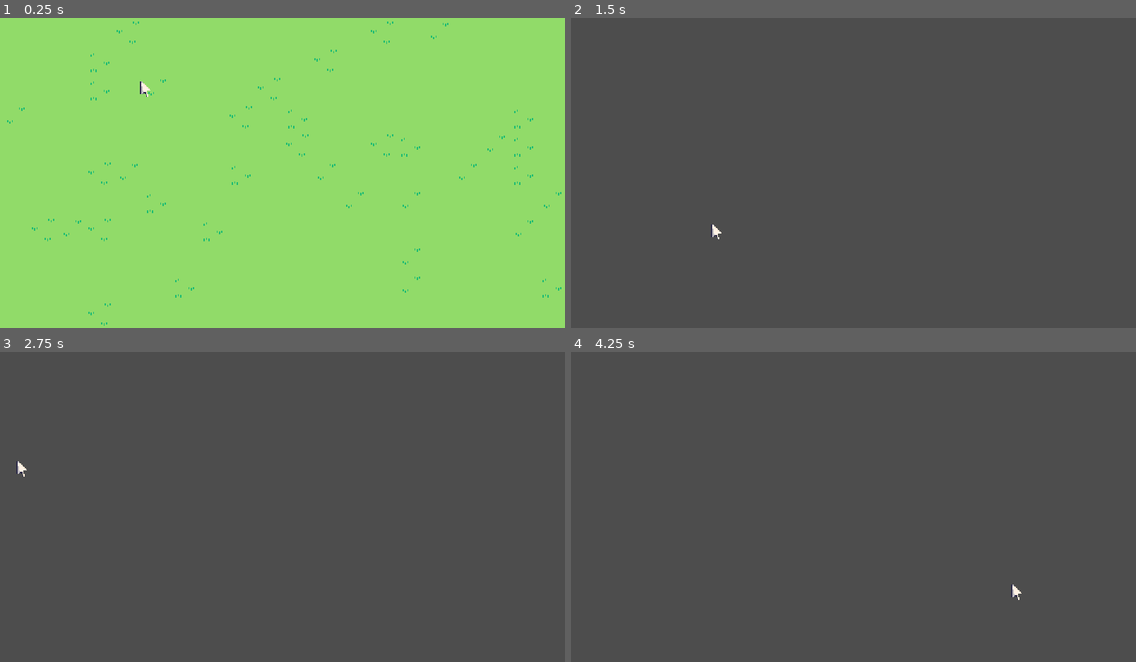
Above: before the commit, frames 1-4 (two rows, left to right).
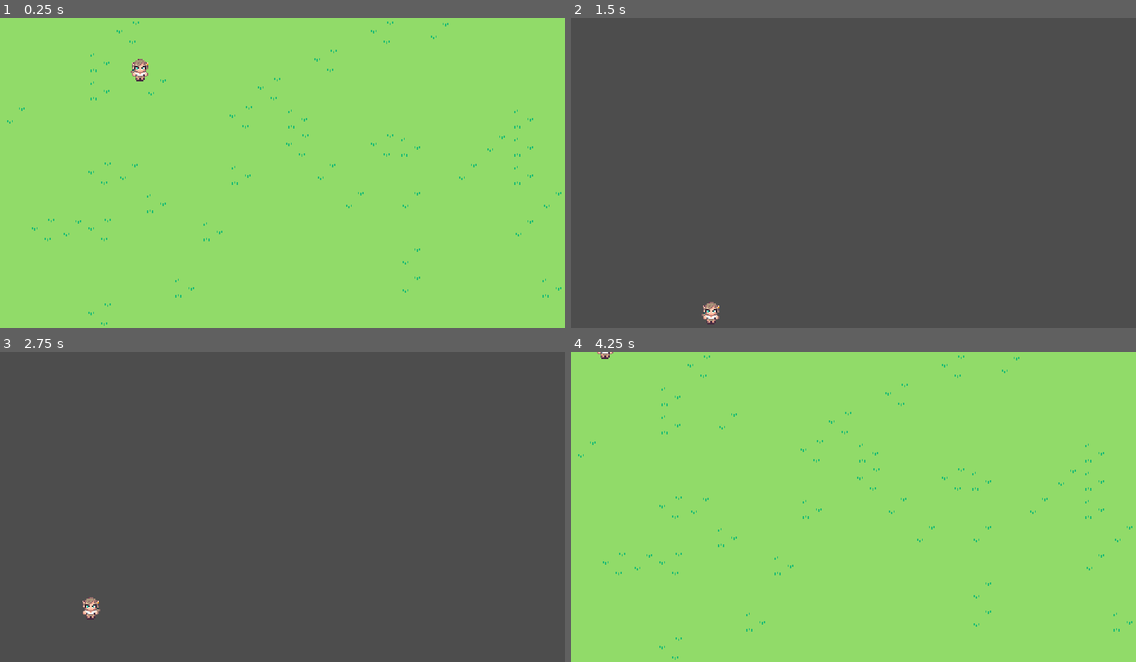
Above: after the commit, the same moments.

Repository: outtaspacecode/Elowyn
Game: Godot game, scene res://Scenes/Maps/overworld.tscn
The game is run twice, just before and just after one commit, with the same random seed, the same clock (stepped at 60 frames per second) and the same inputs.
Inputs:
- Up to frame 1 (0.25 s): no input
- Up to frame 2 (1.5 s): tap Enter at 0.5 s; hold W (up) from 0.53 s (still down)
- Up to frame 3 (2.75 s): release W (up) at 2.03 s; hold A (left) from 2.03 s (still down)
- Up to frame 4 (4.25 s): release A (left) at 3.53 s; hold S (down) from 3.53 s (still down)

The runs differ from the first frame. In frame 1, 0.2% of the frame differs, in the area x 23-27%, y 13-26%; in frame 2, 0.2%; in frame 3, 0.2%; in frame 4, 100%, in the area x 0-100%, y 0-100%.

Commit message:
Added dev image for player

Diff:
--- a/Scenes/Player/player.tscn
+++ b/Scenes/Player/player.tscn
@@ -1,17 +1,47 @@
-[gd_scene load_steps=4 format=3 uid="uid://d3s8h3ntdfgty"]
+[gd_scene load_steps=6 format=3 uid="uid://d3s8h3ntdfgty"]
 
 [ext_resource type="Script" path="res://Scripts/Player/player.gd" id="1_m87ko"]
-[ext_resource type="Texture2D" uid="uid://lyxr84ie23ri" path="res://Art/UI/Cursors/cursor.png" id="2_0ado2"]
+[ext_resource type="Texture2D" uid="uid://oaqqo3fcugcc" path="res://Art/Player/elowyn_sprite.png" id="2_c5jwj"]
 
 [sub_resource type="RectangleShape2D" id="RectangleShape2D_v1ala"]
-size = Vector2(2, 2)
+size = Vector2(10, 4)
+
+[sub_resource type="Animation" id="Animation_lesac"]
+resource_name = "walk_down"
+length = 0.8
+loop_mode = 1
+tracks/0/type = "value"
+tracks/0/imported = false
+tracks/0/enabled = true
+tracks/0/path = NodePath("Elowyn:frame_coords")
+tracks/0/interp = 1
+tracks/0/loop_wrap = true
+tracks/0/keys = {
+"times": PackedFloat32Array(0, 0.2, 0.4, 0.6),
+"transitions": PackedFloat32Array(1, 1, 1, 1),
+"update": 1,
+"values": [Vector2i(0, 0), Vector2i(1, 0), Vector2i(2, 0), Vector2i(3, 0)]
+}
+
+[sub_resource type="AnimationLibrary" id="AnimationLibrary_hf4tu"]
+_data = {
+"walk_down": SubResource("Animation_lesac")
+}
 
 [node name="player" type="CharacterBody2D"]
 script = ExtResource("1_m87ko")
 
-[node name="Cursor" type="Sprite2D" parent="."]
-position = Vector2(4, 6)
-texture = ExtResource("2_0ado2")
+[node name="Elowyn" type="Sprite2D" parent="."]
+position = Vector2(0, -12)
+texture = ExtResource("2_c5jwj")
+hframes = 4
+vframes = 4
 
 [node name="CollisionShape2D" type="CollisionShape2D" parent="."]
+position = Vector2(0, -2)
 shape = SubResource("RectangleShape2D_v1ala")
+
+[node name="AnimationPlayer" type="AnimationPlayer" parent="."]
+libraries = {
+"": SubResource("AnimationLibrary_hf4tu")
+}
--- a/Scripts/Player/player.gd
+++ b/Scripts/Player/player.gd
@@ -1,8 +1,23 @@
 extends CharacterBody2D
 
-@export var speed : int = 150
+@export var speed : int = 60
+@onready var animation = $AnimationPlayer
 
 func _physics_process(_delta):
 	var direction = Input.get_vector("left", "right", "up", "down")
 	velocity = direction * speed
 	move_and_slide()
+	animate()
+
+func animate():
+	if velocity.length() == 0:
+		if animation.is_playing():
+			animation.stop()
+		return
+
+	var direction = "down"
+	#if velocity.x < 0: direction = "left"
+	#elif velocity. x > 0: direction = "right"
+	#elif velocity.y < 0: direction = "up"
+
+	animation.play("walk_" + direction)
--- a/project.godot
+++ b/project.godot
@@ -13,6 +13,11 @@
 config/name="Elowyn"
 run/main_scene="res://Scenes/Maps/overworld.tscn"
 config/features=PackedStringArray("4.2", "GL Compatibility")
+boot_splash/image="res://Art/UI/Title/title.png"
+boot_splash/use_filter=false
+config/icon="res://icon.png"
+config/macos_native_icon="res://icon.png"
+config/windows_native_icon="res://icon.png"
 
 [display]
 
@@ -22,6 +27,7 @@
 window/size/window_width_override=1920
 window/size/window_height_override=1080
 window/stretch/mode="canvas_items"
+mouse_cursor/custom_image="res://Art/UI/Cursors/cursor.png"
 
 [input]
 
Binary file added: Art/Player/elowyn_sprite.png
Not shown, added: Art/Player/elowyn_sprite.png.import
Binary file added: Art/UI/Title/title.png
Not shown, added: Art/UI/Title/title.png.import
Binary file added: icon.png
Not shown, added: icon.png.import
